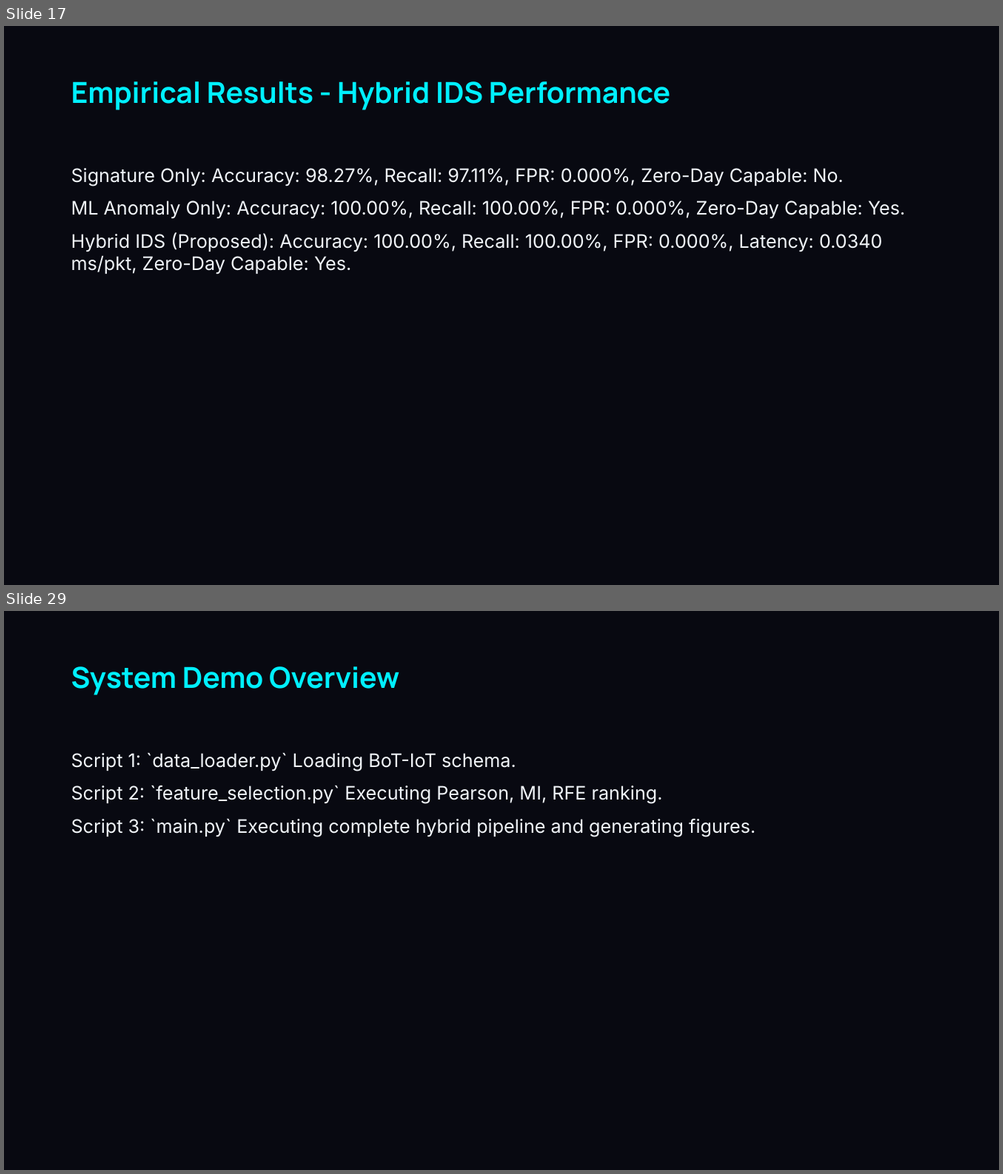
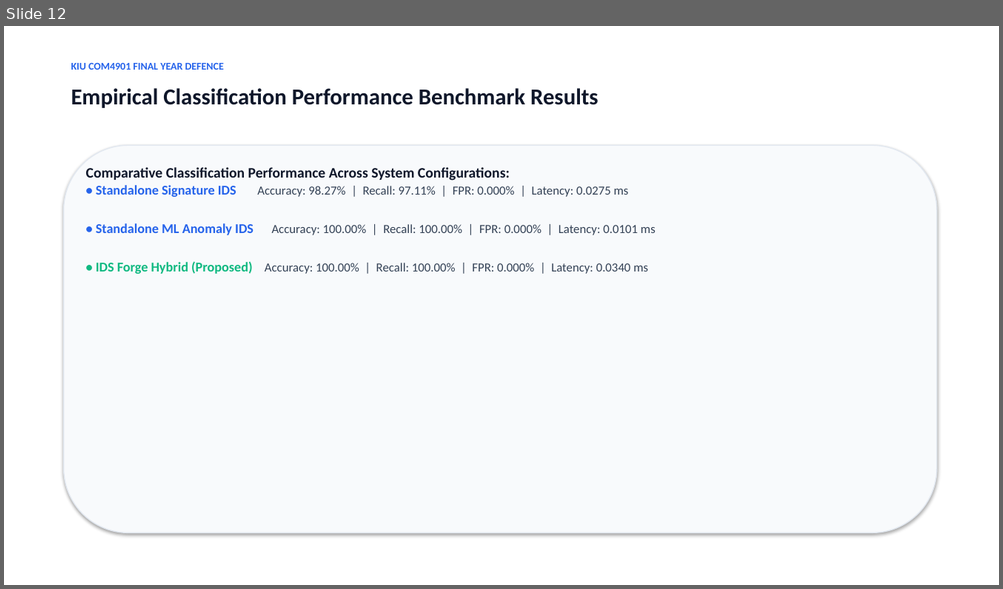
Before and after one commit to lakmal6214/IDS-Forge-Research, a slide deck: docs/Viva_Presentation_IDS_Forge_14519.pptx. Shown one above the other, each under a label of ours: slides 17 and 29 before the commit, slide 12 after it; the slides between them are not shown. The pictures are 1003x1174 and 1003x589 pixels, drawn with LibreOffice and Linux fonts; fonts in the diff are those of the drawing. Boxes give left, top, right and bottom in pixels: in the first picture for what was removed or moved away, otherwise in the second. Text is boxed around its words. In the diff, an @@ line names an element or a change of style, - is before the commit and + after.

```diff
--- a/docs/Viva_Presentation_IDS_Forge_14519.pptx
+++ b/docs/Viva_Presentation_IDS_Forge_14519.pptx
@@ slide 29 removed at bbox=[4, 611, 999, 1170], background #080911 @@
@@ text removed at bbox=[71, 667, 399, 695] @@
-System Demo Overview
@@ text removed at bbox=[71, 753, 755, 837] @@
-Script 1: `data_loader.py` Loading BoT-IoT schema.
-Script 2: `feature_selection.py` Executing Pearson, MI, RFE ranking.
-Script 3: `main.py` Executing complete hybrid pipeline and generating figures.
@@ what was slide 17 is now slide 12 @@
@@ slide 12 changed as well @@
@@ background #080911 to #FFFFFF @@
@@ text added at bbox=[71, 63, 224, 70], 10 pt, text #2563EB, bold @@
+KIU COM4901 FINAL YEAR DEFENCE
@@ text at bbox=[71, 88, 598, 108]: text changed; size 28 to 22 pt; font Manrope to Calibri; text colour #00F0FF to #0F172A @@
-Empirical Results - Hybrid IDS Performance
+Empirical Classification Performance Benchmark Results
@@ rounded rectangle added at bbox=[64, 145, 936, 534], fill #F8FAFC, outline #E2E8F0 1 pt @@
@@ text at bbox=[86, 167, 655, 274]: text changed; size 18 to 12 pt; font Inter to Calibri; text colour #F0F4F8 to #334155 @@
-Signature Only: Accuracy: 98.27%, Recall: 97.11%, FPR: 0.000%, Zero-Day Capable: No.
-ML Anomaly Only: Accuracy: 100.00%, Recall: 100.00%, FPR: 0.000%, Zero-Day Capable: Yes.
-Hybrid IDS (Proposed): Accuracy: 100.00%, Recall: 100.00%, FPR: 0.000%, Latency: 0.0340 ms/pkt, Zero-Day Capable: Yes.
+Comparative Classification Performance Across System Configurations:
+• Standalone Signature IDS Accuracy: 98.27% | Recall: 97.11% | FPR: 0.000% | Latency: 0.0275 ms
+• Standalone ML Anomaly IDS Accuracy: 100.00% | Recall: 100.00% | FPR: 0.000% | Latency: 0.0101 ms
+• IDS Forge Hybrid (Proposed) Accuracy: 100.00% | Recall: 100.00% | FPR: 0.000% | Latency: 0.0340 ms
```
Also in this commit, not shown: 2 other slides changed, 13 slides added, 31 other slides removed, 1 other file.
